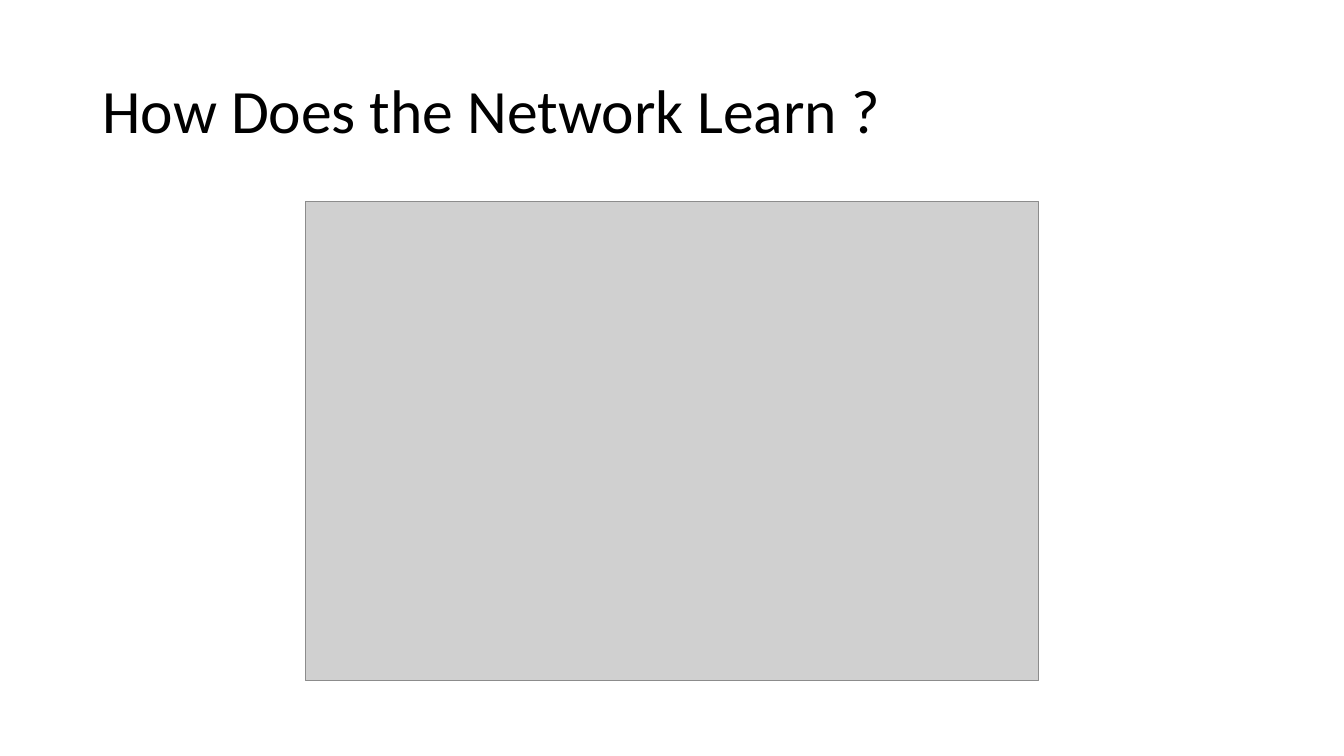
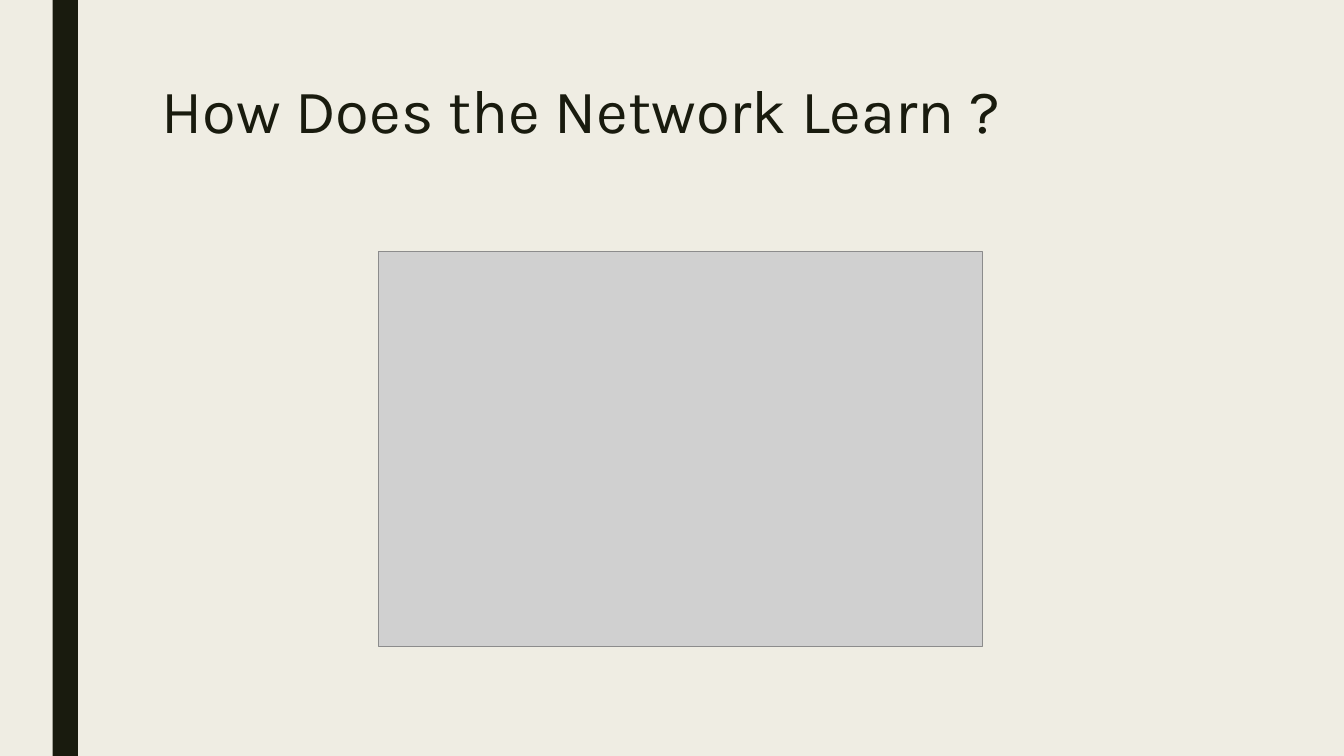
Before and after one commit to akiljames83/MacAI-2018, a slide deck: slide 4 of Lessons/Lesson2.pptx. Drawn at 1344x756 pixels with LibreOffice and Linux fonts; fonts in the diff are those of the drawing; grey boxes stand for pictures. Boxes give left, top, right and bottom in pixels: in the first picture for what was removed or moved away, otherwise in the second. Text is boxed around its words. In the diff, an @@ line names an element or a change of style, - is before the commit and + after.

```diff
--- a/Lessons/Lesson2.pptx
+++ b/Lessons/Lesson2.pptx
@@ background #FFFFFF to #EFEDE3 @@
@@ rectangle added at (52, 0, 78, 756), fill #191B0E @@
@@ title "How Does the Network Learn ...": place and size @@
-title "How Does the Network Learn ..." at (102, 90, 837, 134)
+title "How Does the Network Learn ..." at (161, 91, 955, 134)
@@ title "How Does the Network Learn ..." at (161, 91, 955, 134): font Calibri to Karla, text colour #000000 to #191B0E; line spacing 0.9 to 0.89; vertical alignment middle to top @@
@@ picture: place and size @@
-picture at (306, 202, 1040, 682)
+picture at (379, 252, 983, 647)
```
Also in this commit, not shown: 19 other slides changed, 2 slides added.
